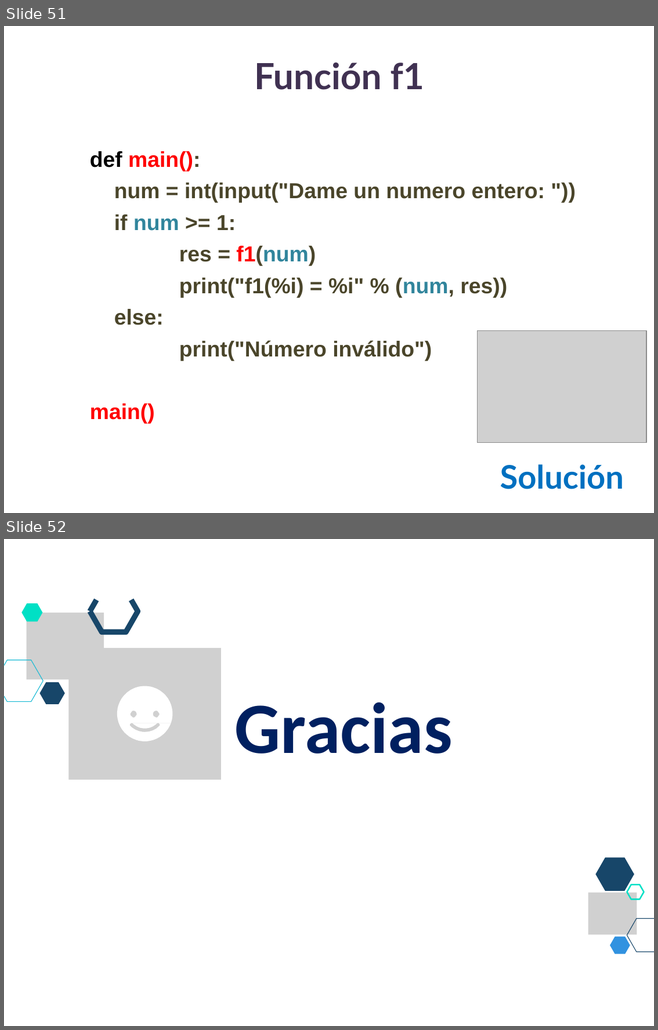
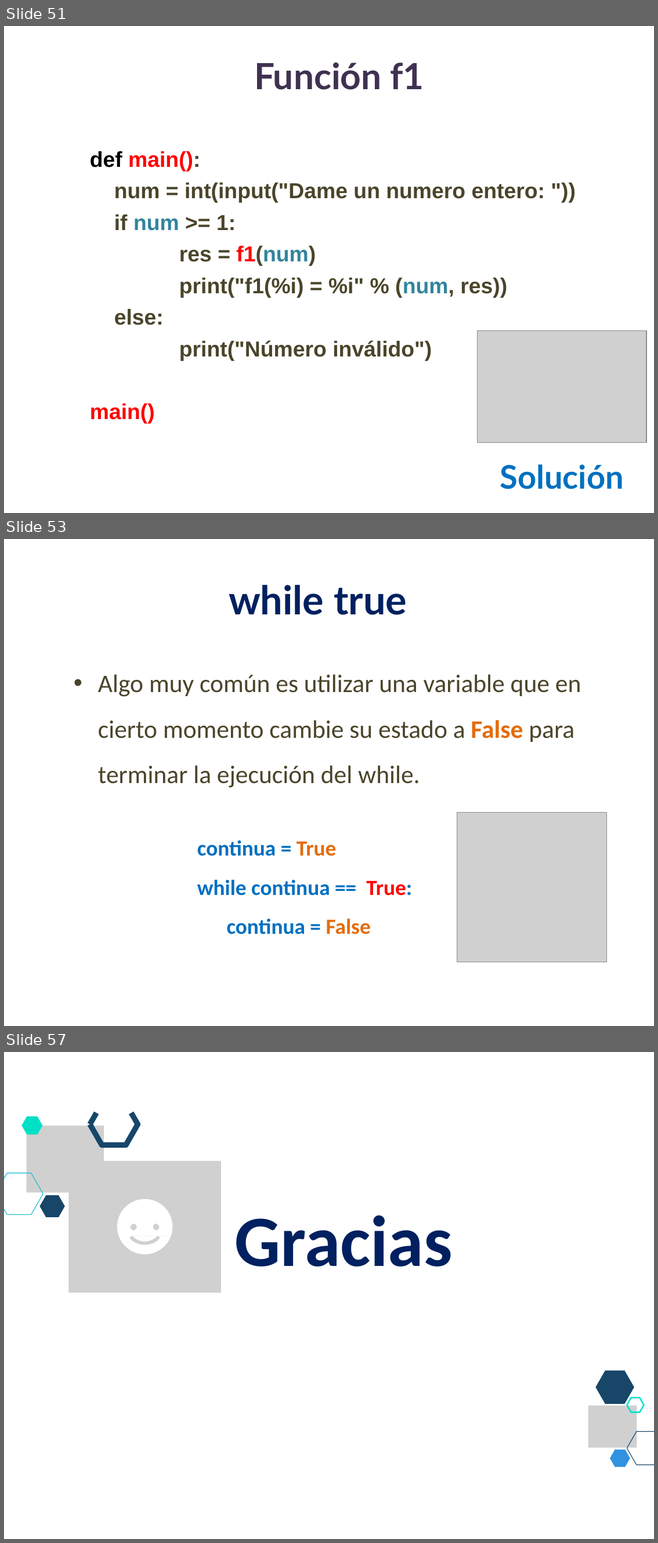
Before and after one commit to lizetheP/Programacion, a slide deck: CalendarioAgo2023/presentaciones/7_While.pptx. Shown one above the other, each under a label of ours: slides 51 and 52 before the commit, slides 51, 53 and 57 after it; the slides between them are not shown. The pictures are 658x1030 and 658x1543 pixels, drawn with LibreOffice and Linux fonts; fonts in the diff are those of the drawing; grey boxes stand for pictures. Boxes give left, top, right and bottom in pixels: in the first picture for what was removed or moved away, otherwise in the second. Text is boxed around its words. In the diff, an @@ line names an element or a change of style, - is before the commit and + after.

```diff
--- a/CalendarioAgo2023/presentaciones/7_While.pptx
+++ b/CalendarioAgo2023/presentaciones/7_While.pptx
@@ slide 53 added at (x1=4, y1=539, x2=654, y2=1026), background #FFFFFF @@
@@ title added at (x1=228, y1=585, x2=407, y2=615), 44 pt, text #002060, bold @@
+while true
@@ text added at (x1=98, y1=674, x2=581, y2=788), 28 pt, text #4A452A @@
+• Algo muy común es utilizar una variable que en cierto momento cambie su estado a False para terminar la ejecución del while.
@@ picture added at (x1=457, y1=813, x2=606, y2=962) @@
@@ text added at (x1=197, y1=840, x2=412, y2=935), 24 pt, text #0070C0, bold @@
+continua = True
+while continua == True:
+continua = False
@@ what was slide 52 is now slide 57 @@
```
Also in this commit, not shown: 4 other slides added, 18 other files.
